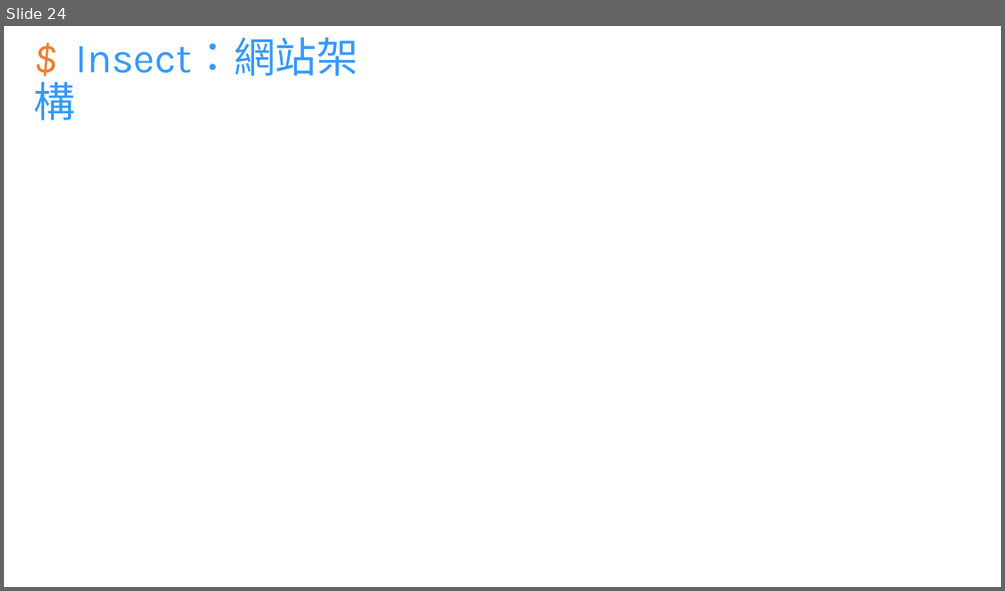
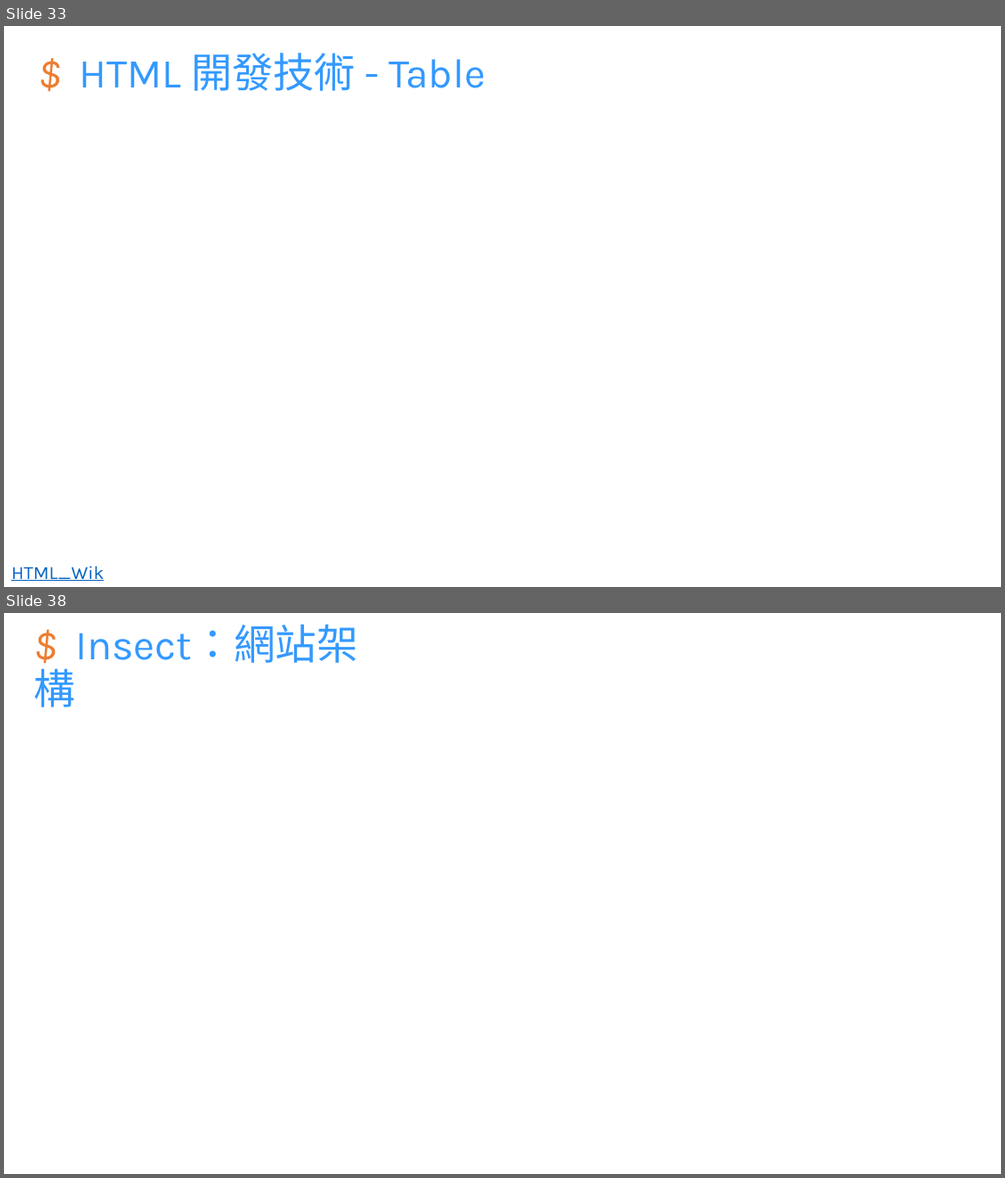
Before and after one commit to hehank/KSU_Class, a slide deck: Web/報告/網站開發技術_期末報告.pptm. Shown one above the other, each under a label of ours: slide 24 before the commit, slides 33 and 38 after it; the slides between them are not shown. The pictures are 1005x591 and 1005x1178 pixels, drawn with LibreOffice and Linux fonts; fonts in the diff are those of the drawing; background and template pictures are left out. Boxes give left, top, right and bottom in pixels: in the first picture for what was removed or moved away, otherwise in the second. Text is boxed around its words. In the diff, an @@ line names an element or a change of style, - is before the commit and + after.

```diff
--- a/Web/報告/網站開發技術_期末報告.pptm
+++ b/Web/報告/網站開發技術_期末報告.pptm
@@ slide 33 added at [4, 26, 1001, 587], background picture (left out) @@
@@ title added at [79, 53, 485, 91], 39.6 pt, text #3399FF @@
+$ HTML 開發技術 - Table
@@ text added at [11, 565, 104, 580], 18 pt, text #0563C1, underline @@
+HTML_Wiki
@@ what was slide 24 is now slide 38 @@
```
Also in this commit, not shown: 7 slides changed, 13 other slides added, 10 other files.
